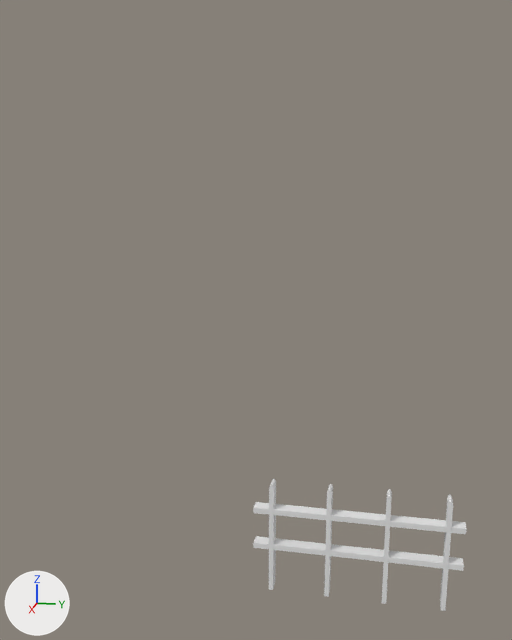
What one commit did to the Blender file Arte/Art1.blend.
Rendered twice from a 50 mm lens placed at (11.2, 1.94, 7.66), pointed at (-0.07, -0.31, 4.84). The lights are fixed; the arrows at lower left show +X, +Y and +Z. The same objects are shown in both versions, whatever each file hides.

The older version as bpy lines, for what is in view:
```python
me_cube_006 = bpy.data.meshes.new('Cube.006')
me_cube_006.from_pydata(...)  # 184 vertices, 120 faces; spans x -1.2..1.0, y -1.0..1.0, z -30.7..10.4
ob_cerca = bpy.data.objects.new('cerca', me_cube_006)
ob_cerca.location = (0.01, 1.48, 1.45)
ob_cerca.scale = (0.11, 1.8, 0.05)
```
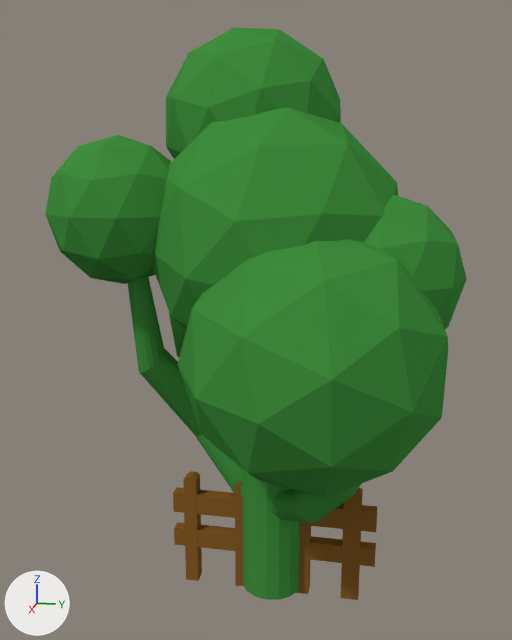
Changed parts and their boxes (x1, y1, x2, y2) in the pictures (512 x 640 px):
'Cylinder.001', added (green)
    after: (45, 27, 467, 600)
'cerca', reshaped, moved
    before: (253, 479, 467, 611)
    after: (173, 471, 377, 600)

Diff of the bpy script that builds the scene:
```diff
--- a/Arte/Art1.blend.py
+++ b/Arte/Art1.blend.py
@@ mat_tronco @@
+mat_tronco = diffuse_material('Tronco')
+mat_tronco.base_color = (0.24, 0.108, 0.0211)  # brown #865c28
@@ mat_arbol @@
+mat_arbol = diffuse_material('Arbol')
+mat_arbol.base_color = (0.0526, 0.274, 0.0493)  # green #418f3f
@@ me_cube_006 @@
 # used by ob_cerca; location = (0.01, 1.48, 1.45); scale = (0.11, 1.8, 0.05)
-me_cube_006.from_pydata(...)  # 184 vertices, 120 faces; spans x -1.2..1.0, y -1.0..1.0, z -30.7..10.4
+me_cube_006.from_pydata(...)  # 184 vertices, 120 faces; spans x -1.1..1.1, y -1.0..1.0, z -1.6..39.5
+# me_cube_006 part 1: 184 vertices removed from x -1.2..1.0, y -1.0..1.0, z -30.7..10.4; 184 vertices added at x -1.1..1.1, y -1.0..1.0, z -1.6..39.5
+me_cube_006.materials.append(mat_tronco)  # brown #865c28
@@ me_cylinder_001 @@
+me_cylinder_001.from_pydata(...)  # 571 vertices, 556 faces; spans x -3.22..3.07, y -3.55..2.98, z 0.0..9.49
+me_cylinder_001.materials.append(mat_arbol)  # green #418f3f
@@ ob_cerca @@
 ob_cerca = bpy.data.objects.new('cerca', me_cube_006)
-ob_cerca.location = (0.01, 1.48, 1.45)
+ob_cerca.location = (0.0, 0.0, 0.0)
 ob_cerca.scale = (0.11, 1.8, 0.05)
@@ ob_cylinder_001 @@
+ob_cylinder_001 = bpy.data.objects.new('Cylinder.001', me_cylinder_001)
+ob_cylinder_001.location = (0.0, 0.0, 0.0)
```
